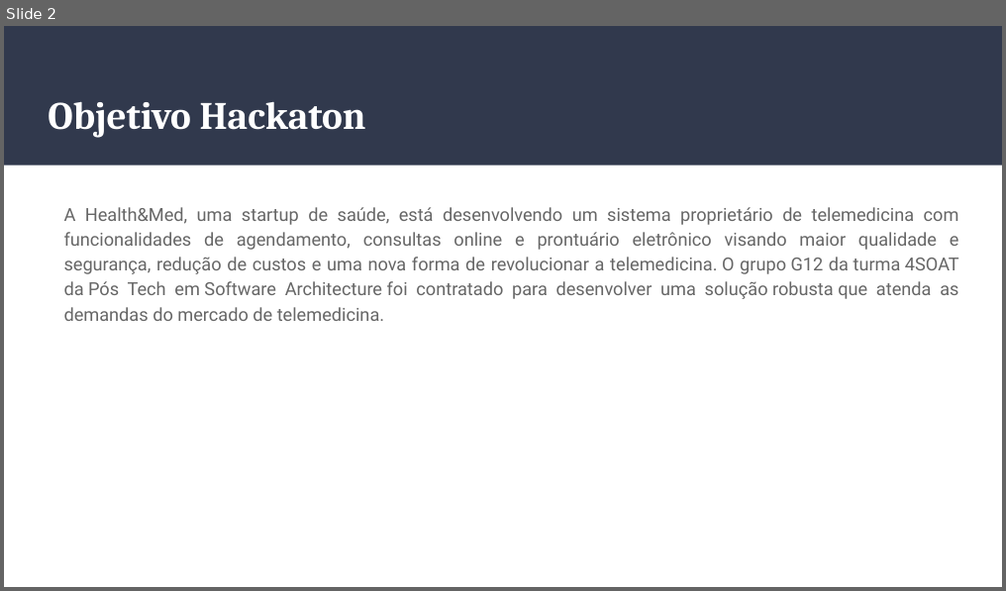
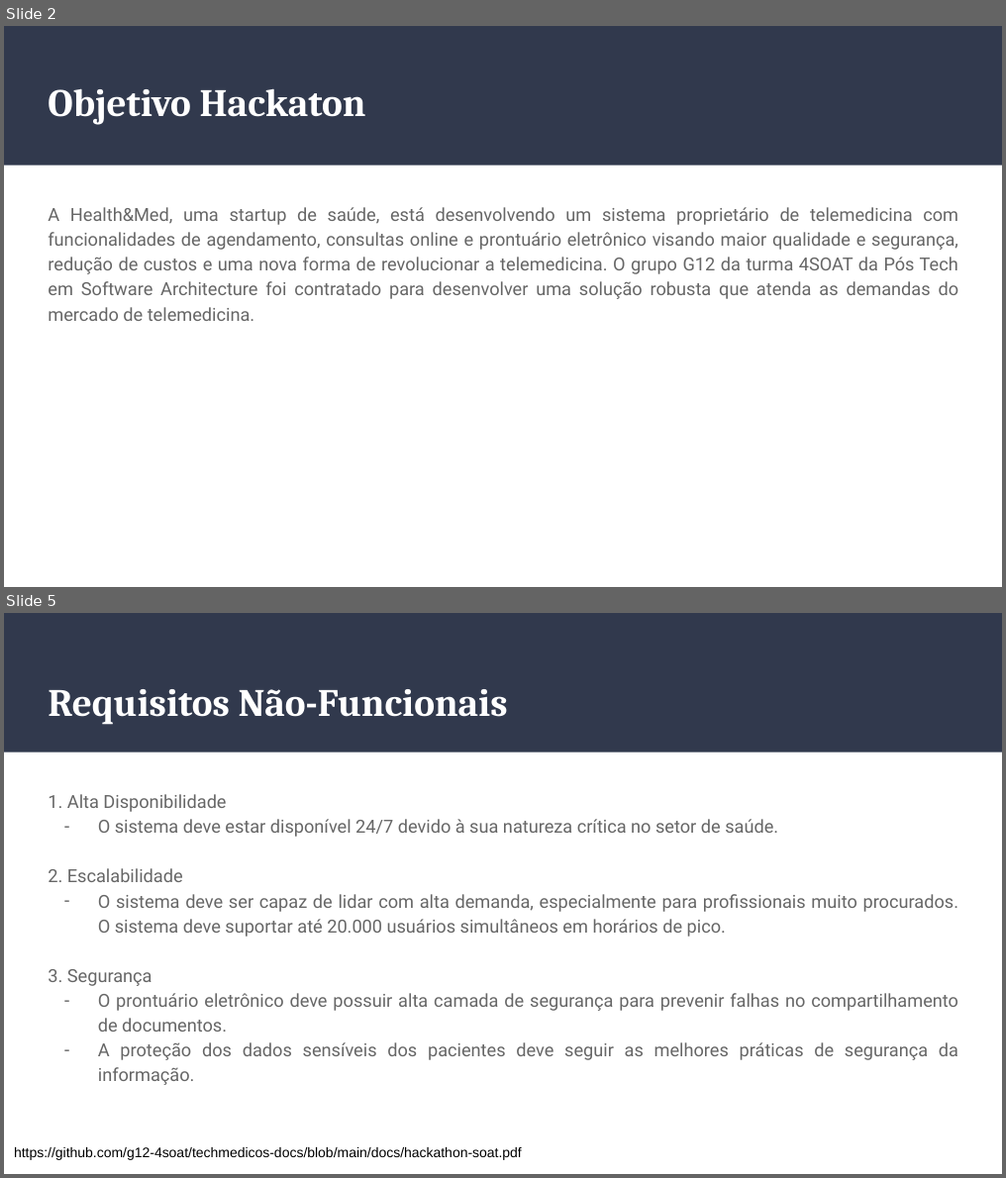
Before and after one commit to g12-4soat/techmedicos-docs, a slide deck: docs/Hackaton-TechMedicos.pptx. Shown one above the other, each under a label of ours: slide 2 before the commit, slides 2 and 5 after it; the slides between them are not shown. The pictures are 1006x591 and 1006x1178 pixels, drawn with LibreOffice and Linux fonts; fonts in the diff are those of the drawing. Boxes give left, top, right and bottom in pixels: in the first picture for what was removed or moved away, otherwise in the second. Text is boxed around its words. In the diff, an @@ line names an element or a change of style, - is before the commit and + after.

Commit message:
apresentação final + iamgens techmedicos

```diff
--- a/docs/Hackaton-TechMedicos.pptx
+++ b/docs/Hackaton-TechMedicos.pptx
@@ slide 5 added at [4, 613, 1002, 1174], background #FFFFFF; not listed: 1 template element that a slide beside it also shows @@
@@ title added at [48, 689, 508, 725], 28 pt, text #FFFFFF, bold @@
+Requisitos Não-Funcionais
@@ text added at [48, 794, 958, 1085], 13 pt, text #666666 @@
+1. Alta Disponibilidade
+– O sistema deve estar disponível 24/7 devido à sua natureza crítica no setor de saúde.
+2. Escalabilidade
+– O sistema deve ser capaz de lidar com alta demanda, especialmente para profissionais muito procurados. O sistema deve suportar até 20.000 usuários simultâneos em horários de pico.
+3. Segurança
+– O prontuário eletrônico deve possuir alta camada de segurança para prevenir falhas no compartilhamento de documentos.
+– A proteção dos dados sensíveis dos pacientes deve seguir as melhores práticas de segurança da informação.
@@ text added at [14, 1148, 522, 1160], 10 pt, text #000000 @@
+https://github.com/g12-4soat/techmedicos-docs/blob/main/docs/hackathon-soat.pdf
@@ slide 2 changed as well @@
@@ title "Objetivo Hackaton": place and size @@
-title "Objetivo Hackaton" at [48, 101, 366, 138]
+title "Objetivo Hackaton" at [48, 88, 366, 125]
@@ text "A Health&Med, uma startup de ..." at [48, 207, 959, 321]: indent changed @@
```
Also in this commit, not shown: 2 other slides changed, 11 other slides added, 1 slide removed, 2 other files.
